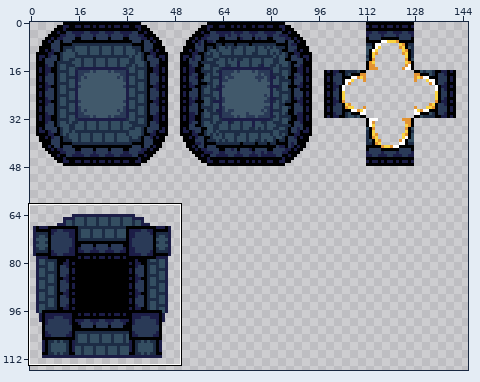
A sprite sheet gets an edit: Assets/Environment/Alantis.png. The first picture is a wide view before the edit; the outline marks the close-up.
Close-up. As it was:
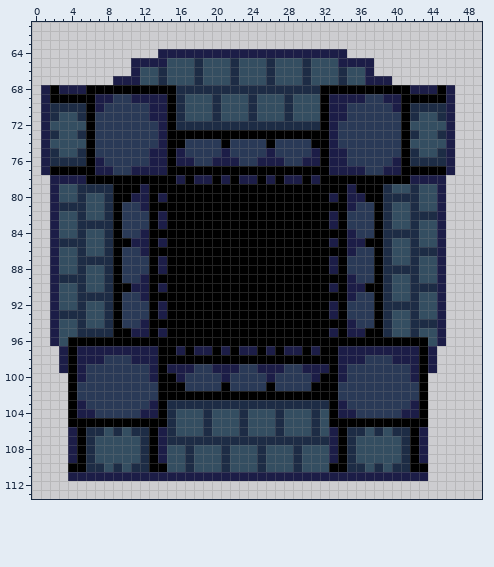
The file is 160x160 pixels. Shown: x 0..49, y 61..113. The wide view leaves out empty margins.
Once edited:
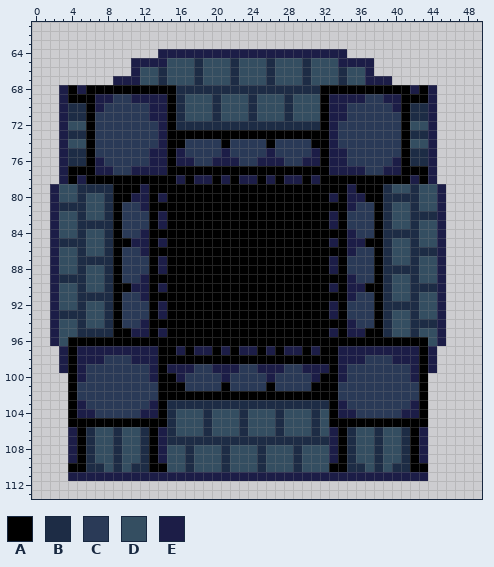
Palette (. is transparent): A #000000  B #1d2c45  C #2a3a57  D #344e61  E #1c1d47
Changes in this commit:
Changed rows in their new state; - is an unchanged pixel.
first column x 1:
 68 ..-A--------------------------------------A-..
 69 ..E----------------------------------------E..
 70 ..E----------------------------------------E..
 71 ..EB--------------------------------------BE..
 72 ..E----------------------------------------E..
 73 ..EB--------------------------------------BE..
 74 ..E----------------------------------------E..
 75 ..EB--------------------------------------BE..
 76 ..E----------------------------------------E..
 77 ..E----------------------------------------E..
 78 -.-A--------------------------------------A-.-
first column x 7:
106 D---D------------------------D---D
107 --B----------------------------B--
108 --B----------------------------B--
109 --B----------------------------B--
Changed places in both close-ups, as pixel boxes (x1, y1, x2, y2):
changed: (41, 85, 77, 184)
changed: (419, 85, 455, 184)
changed: (95, 427, 140, 463)
changed: (356, 427, 401, 463)
